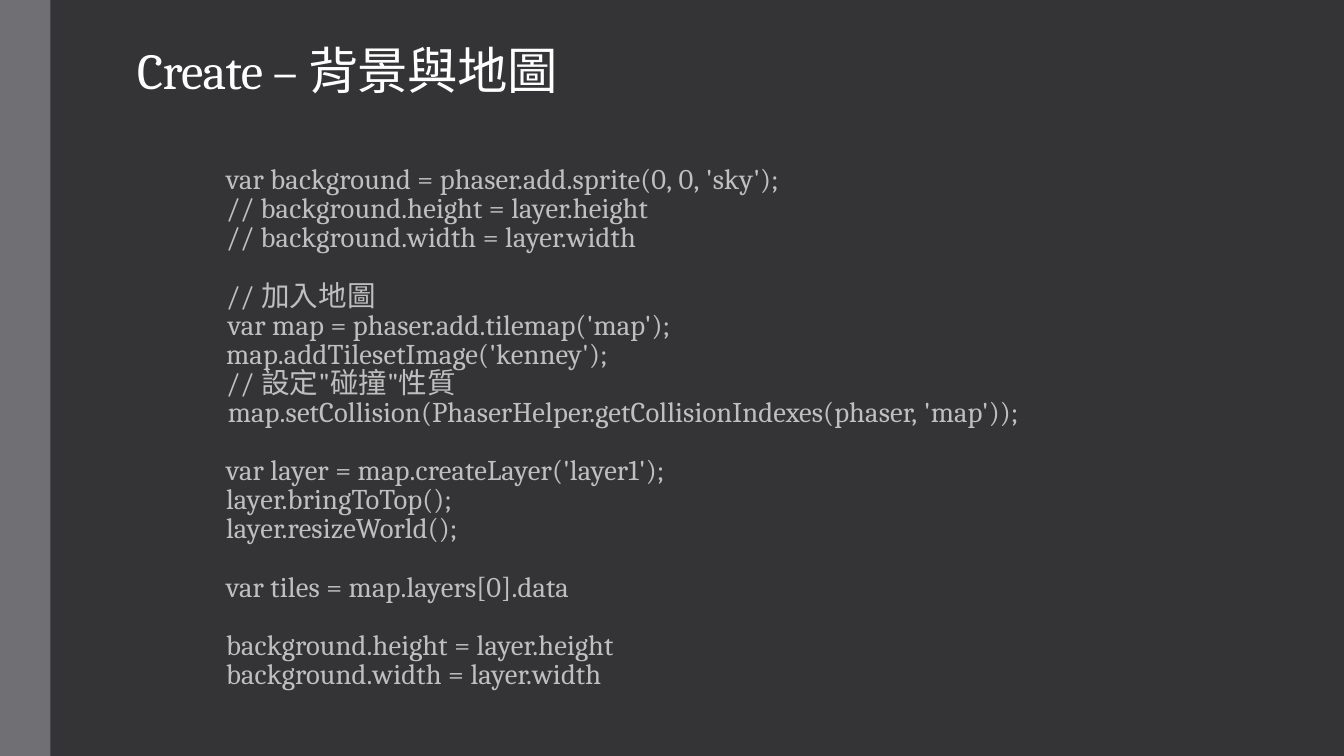
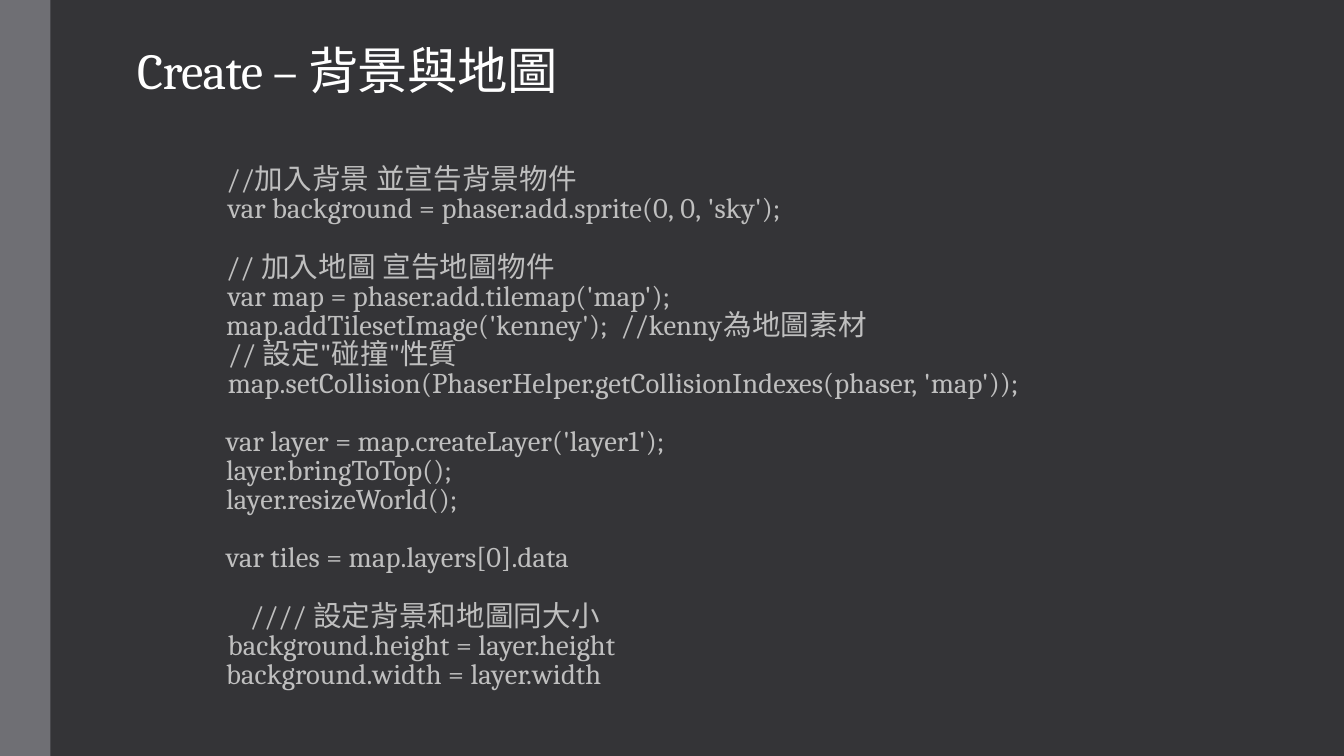
Before and after one commit to NCHUIT/104B_phaser_maple_game, a slide deck: slide 5 of maple_01.pptx. Drawn at 1344x756 pixels with LibreOffice and Linux fonts; fonts in the diff are those of the drawing. Boxes give left, top, right and bottom in pixels: in the first picture for what was removed or moved away, otherwise in the second. Text is boxed around its words. In the diff, an @@ line names an element or a change of style, - is before the commit and + after.

```diff
--- a/maple_01.pptx
+++ b/maple_01.pptx
@@ subtitle at (226, 165, 1019, 690): text changed @@
-var background = phaser.add.sprite(0, 0, 'sky');
-// background.height = layer.height
-// background.width = layer.width
-// 加入地圖
-var map = phaser.add.tilemap('map');
-map.addTilesetImage('kenney');
-// 設定"碰撞"性質
-map.setCollision(PhaserHelper.getCollisionIndexes(phaser, 'map'));
-var layer = map.createLayer('layer1');
-layer.bringToTop();
-layer.resizeWorld();
-var tiles = map.layers[0].data
-background.height = layer.height
-background.width = layer.width
+//加入背景 並宣告背景物件
+var background = phaser.add.sprite(0, 0, 'sky');
+// 加入地圖 宣告地圖物件
+var map = phaser.add.tilemap('map');
+map.addTilesetImage('kenney'); //kenny為地圖素材
+// 設定"碰撞"性質
+map.setCollision(PhaserHelper.getCollisionIndexes(phaser, 'map'));
+var layer = map.createLayer('layer1');
+layer.bringToTop();
+layer.resizeWorld();
+var tiles = map.layers[0].data
+//// 設定背景和地圖同大小
+background.height = layer.height
+background.width = layer.width
```
Also in this commit, not shown: 11 other slides changed, 1 other file.
